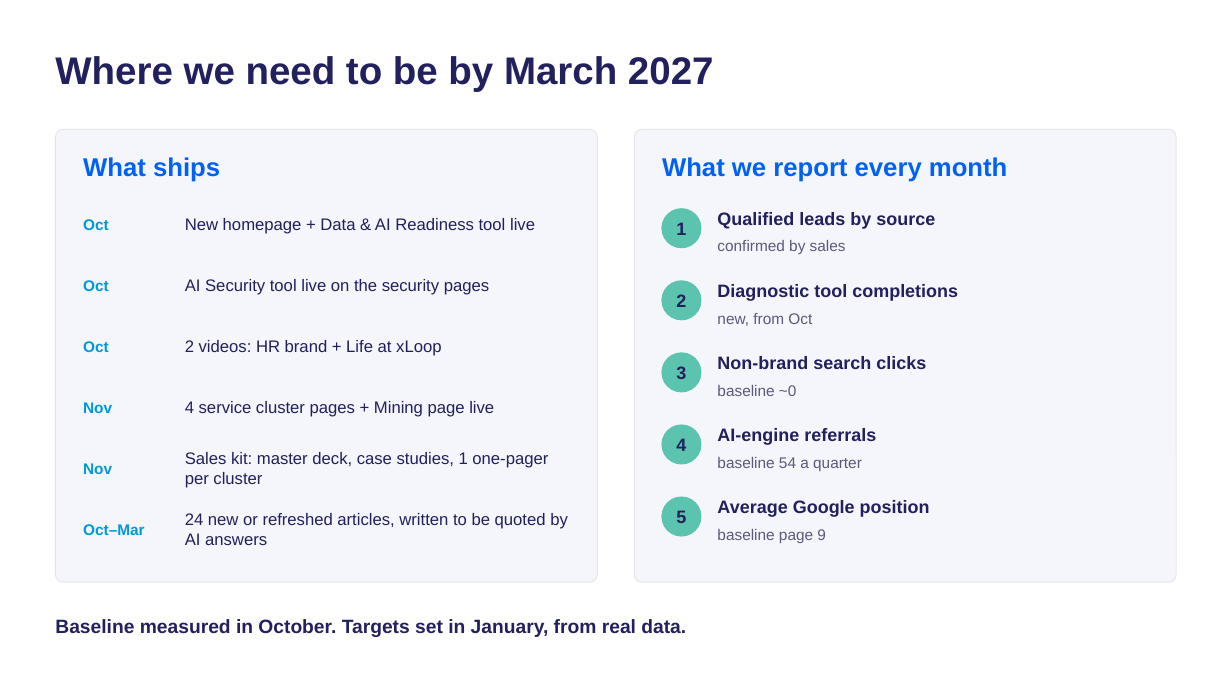
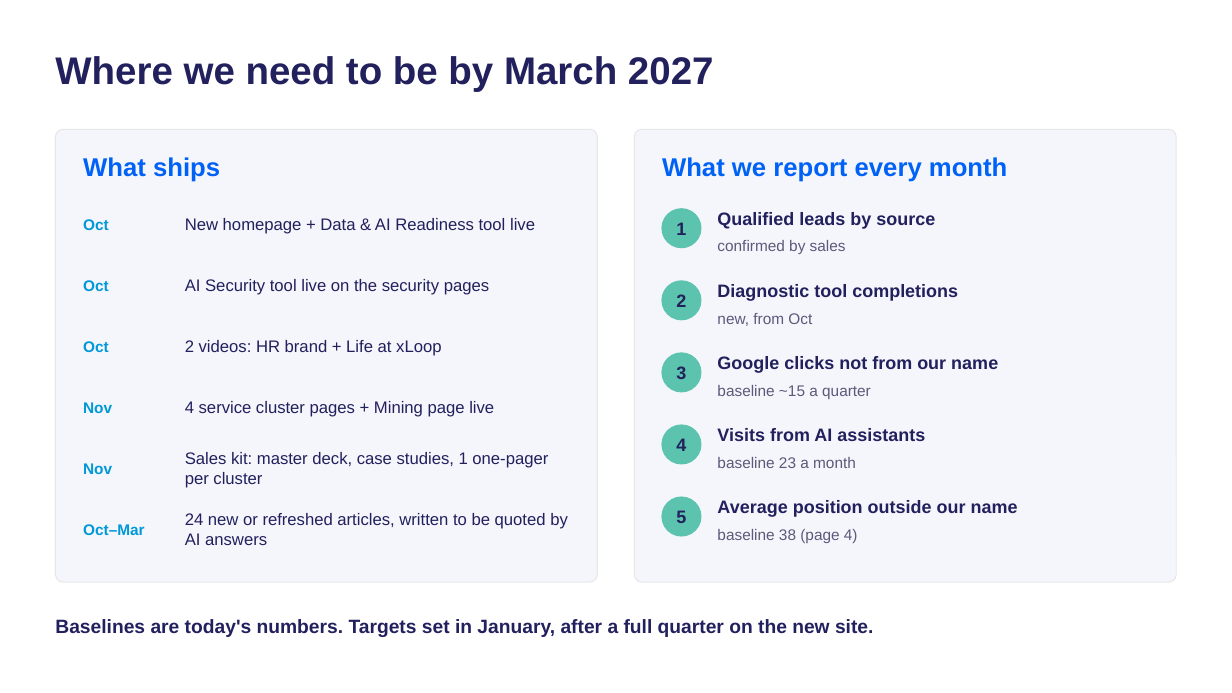
Before and after one commit to sqraza89-tech/repo, a slide deck: slide 5 of Notes/2026-09-23-xloop-marketing-plan-q2-q3.pptx. Drawn at 1232x693 pixels with LibreOffice and Linux fonts; fonts in the diff are those of the drawing. Boxes give left, top, right and bottom in pixels: in the first picture for what was removed or moved away, otherwise in the second. Text is boxed around its words. In the diff, an @@ line names an element or a change of style, - is before the commit and + after.

```diff
--- a/Notes/2026-09-23-xloop-marketing-plan-q2-q3.pptx
+++ b/Notes/2026-09-23-xloop-marketing-plan-q2-q3.pptx
@@ text at (x1=717, y1=356, x2=998, y2=373): text changed @@
-Non-brand search clicks
+Google clicks not from our name
@@ text at (x1=717, y1=385, x2=871, y2=399): text changed @@
-baseline ~0
+baseline ~15 a quarter
@@ text at (x1=717, y1=428, x2=925, y2=441): text changed @@
-AI-engine referrals
+Visits from AI assistants
@@ text at (x1=717, y1=457, x2=856, y2=468): text changed @@
-baseline 54 a quarter
+baseline 23 a month
@@ text at (x1=717, y1=500, x2=1018, y2=517): text changed @@
-Average Google position
+Average position outside our name
@@ text at (x1=717, y1=529, x2=858, y2=543): text changed @@
-baseline page 9
+baseline 38 (page 4)
@@ text at (x1=55, y1=619, x2=873, y2=637): text changed @@
-Baseline measured in October. Targets set in January, from real data.
+Baselines are today's numbers. Targets set in January, after a full quarter on the new site.
```
Also in this commit, not shown: 4 other slides changed, 1 other file.
